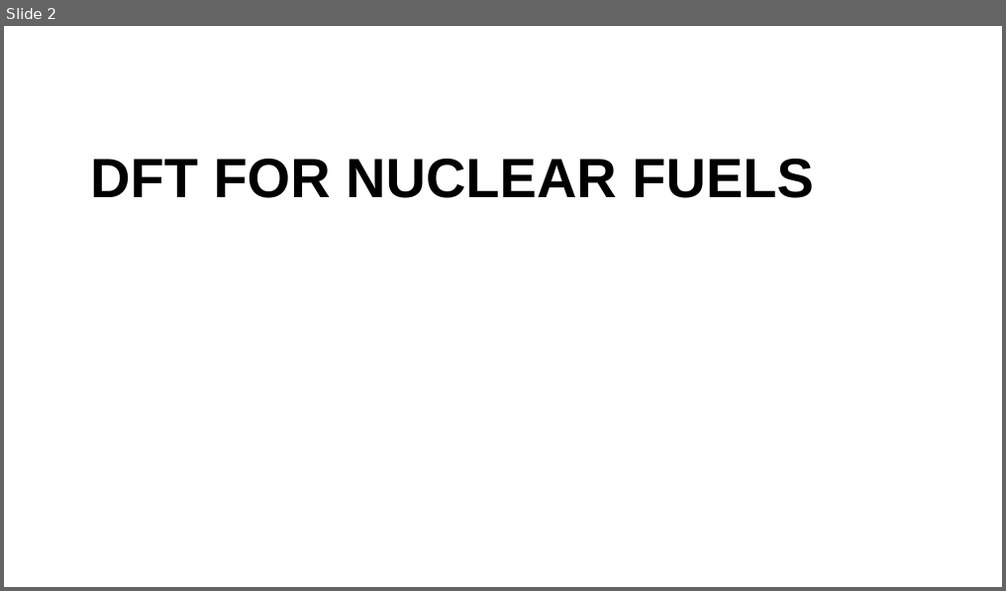
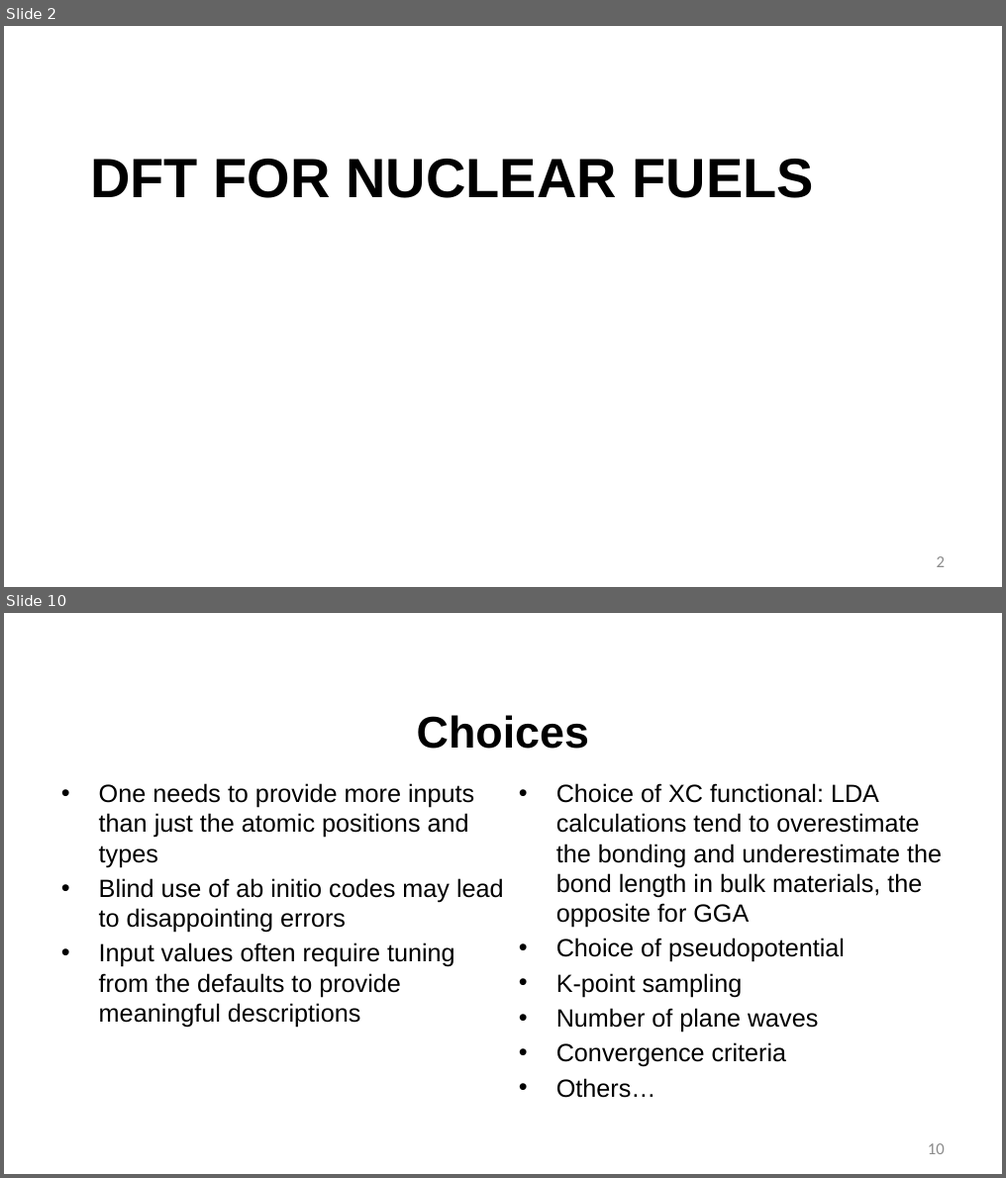
Before and after one commit to benbeeler/TEACHING, a slide deck: Advanced Reactor Materials/LecX_DFT.pptx. Shown one above the other, each under a label of ours: slide 2 before the commit, slides 2 and 10 after it; the slides between them are not shown. The pictures are 1006x591 and 1006x1178 pixels, drawn with LibreOffice and Linux fonts; fonts in the diff are those of the drawing; background and template pictures are left out. Boxes give left, top, right and bottom in pixels: in the first picture for what was removed or moved away, otherwise in the second. Text is boxed around its words. In the diff, an @@ line names an element or a change of style, - is before the commit and + after.

```diff
--- a/Advanced Reactor Materials/LecX_DFT.pptx
+++ b/Advanced Reactor Materials/LecX_DFT.pptx
@@ slide 10 added at (4, 613, 1002, 1174), background #FFFFFF @@
@@ title added at (417, 715, 589, 749), 42.7 pt, text #000000, bold @@
+Choices
@@ text added at (99, 783, 504, 1028), 24 pt, text #000000 @@
+• One needs to provide more inputs than just the atomic positions and types
+• Blind use of ab initio codes may lead to disappointing errors
+• Input values often require tuning from the defaults to provide meaningful descriptions
@@ text added at (556, 783, 942, 1098), 24 pt, text #000000 @@
+• Choice of XC functional: LDA calculations tend to overestimate the bonding and underestimate the bond length in bulk materials, the opposite for GGA
+• Choice of pseudopotential
+• K-point sampling
+• Number of plane waves
+• Convergence criteria
+• Others…
@@ page number added at (928, 1144, 944, 1155), 16 pt, text #8C8C8C @@
+10
@@ slide 2 changed as well @@
@@ page number added at (937, 557, 944, 568), 16 pt, text #8C8C8C @@
+2
```
Also in this commit, not shown: 1 other slide changed, 17 other slides added, 1 other file.
